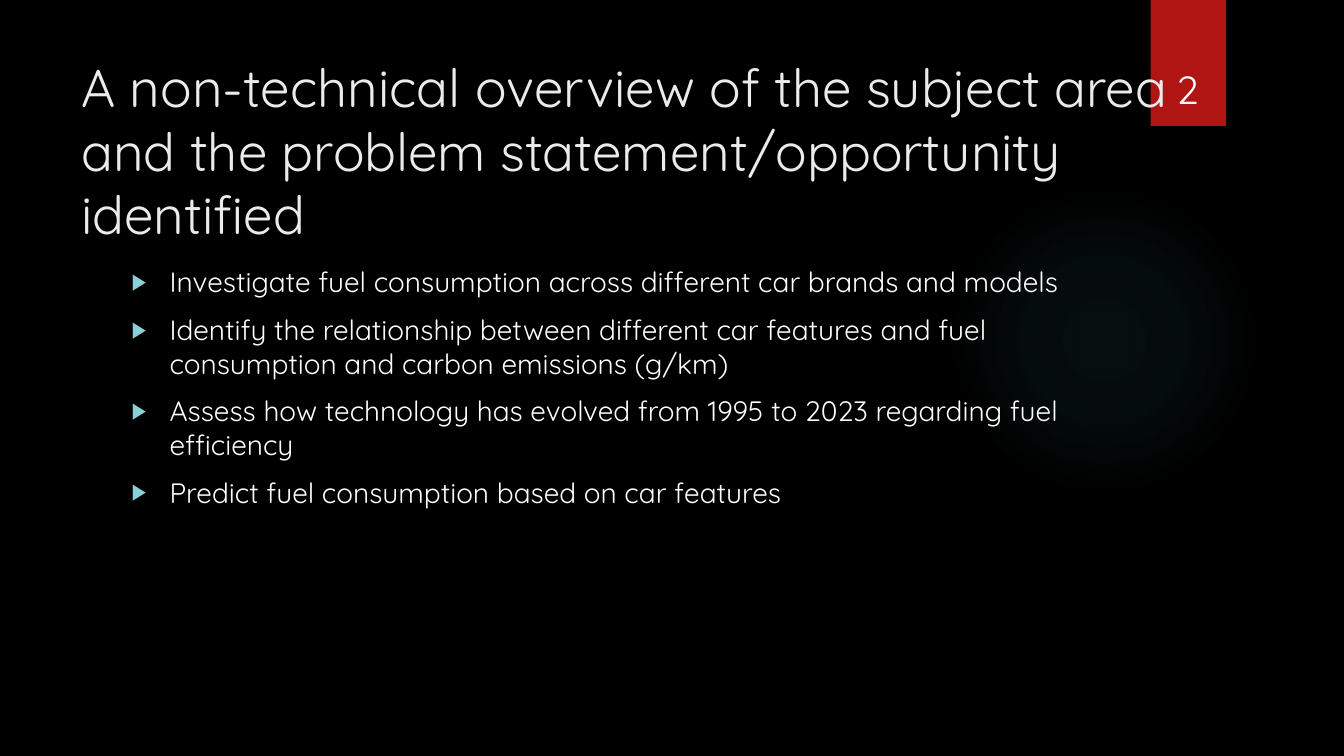
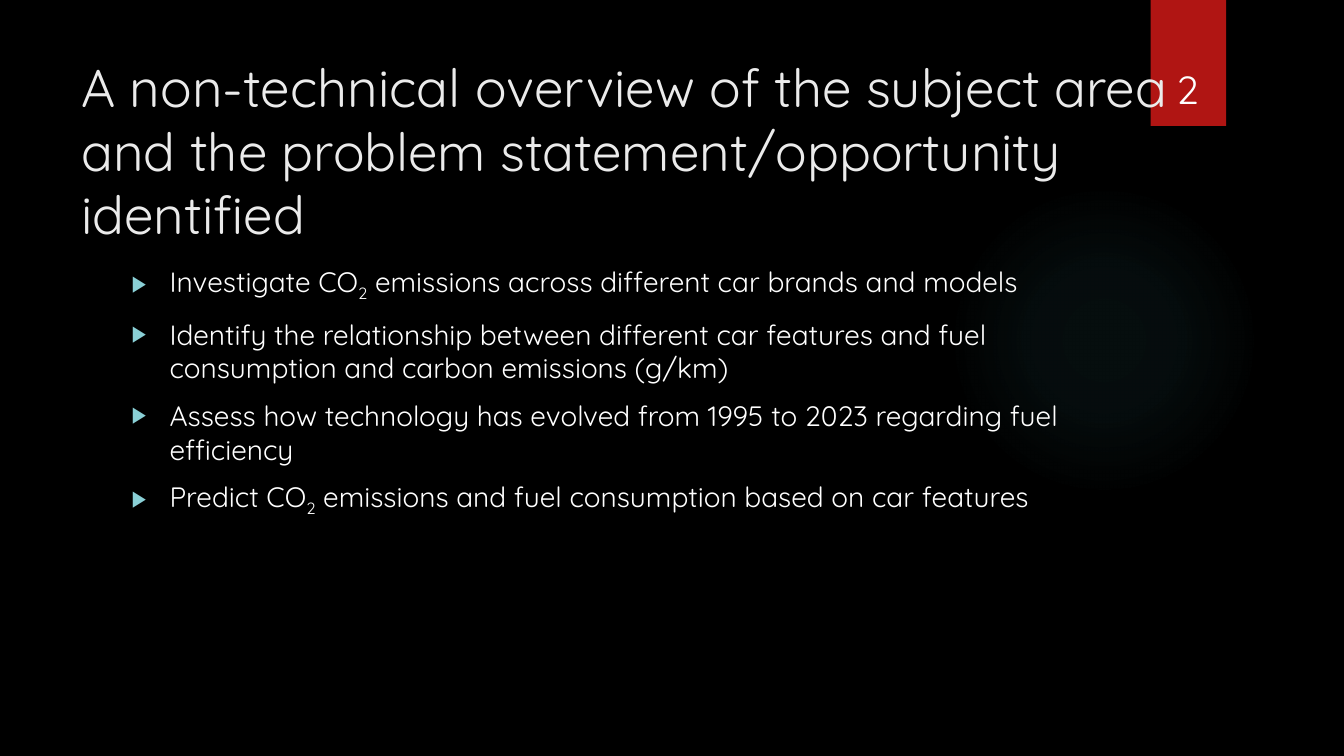
Before and after one commit to zaidjawadi/Capstone-Project, a slide deck: slide 2 of Sprint 1 Presentation.pptx. Drawn at 1344x756 pixels with LibreOffice and Linux fonts; fonts in the diff are those of the drawing; background and template pictures are left out. Boxes give left, top, right and bottom in pixels: in the first picture for what was removed or moved away, otherwise in the second. Text is boxed around its words. In the diff, an @@ line names an element or a change of style, - is before the commit and + after.

```diff
--- a/Sprint 1 Presentation.pptx
+++ b/Sprint 1 Presentation.pptx
@@ text at [170, 271, 1017, 298]: text changed @@
-▶ Investigate fuel consumption across different car brands and models
+▶ Investigate CO2 emissions across different car brands and models
@@ text at [170, 486, 1029, 513]: text changed @@
-▶ Predict fuel consumption based on car features
+▶ Predict CO2 emissions and fuel consumption based on car features
```
Also in this commit, not shown: 5 other slides changed, 3 slides added, 6 other files.
